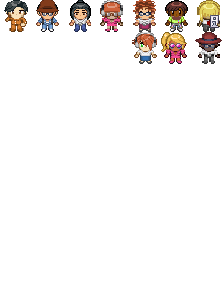
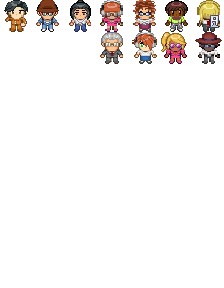
Comparing the layer stacks of the two 224×288 images. Changes:
added layer "Layer 44" above "Avatar-Info" over [100, 32, 123, 64]
